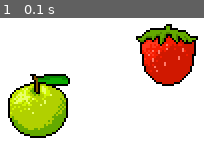
Above: before the commit, frame 1.
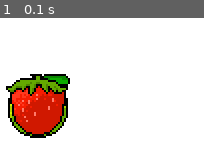
Above: after the commit, the same moment.

Repository: Joshkaki00/pygame-tutorial
Game: pygame game, started from game.py
Same seed, same stepped clock (60 frames per second), same inputs: the game is played once before the commit and once after it.
Inputs:
- Up to frame 1 (0.1 s): no input

The runs differ from the first frame. In frame 1, 21% of the frame differs, in the area x 2-98%, y 4-94%.

Commit message:
update pygame

Diff:
--- a/game.py
+++ b/game.py
@@ -20,7 +20,7 @@
 
 # Instance of GameObject
 apple = GameObject(120, 300, 'apple.png')
-strawberry = GameObject(250, 250, 'strawberry.png')
+strawberry = GameObject(120, 300, 'strawberry.png')
 
 # Create the game loop
 running = True
